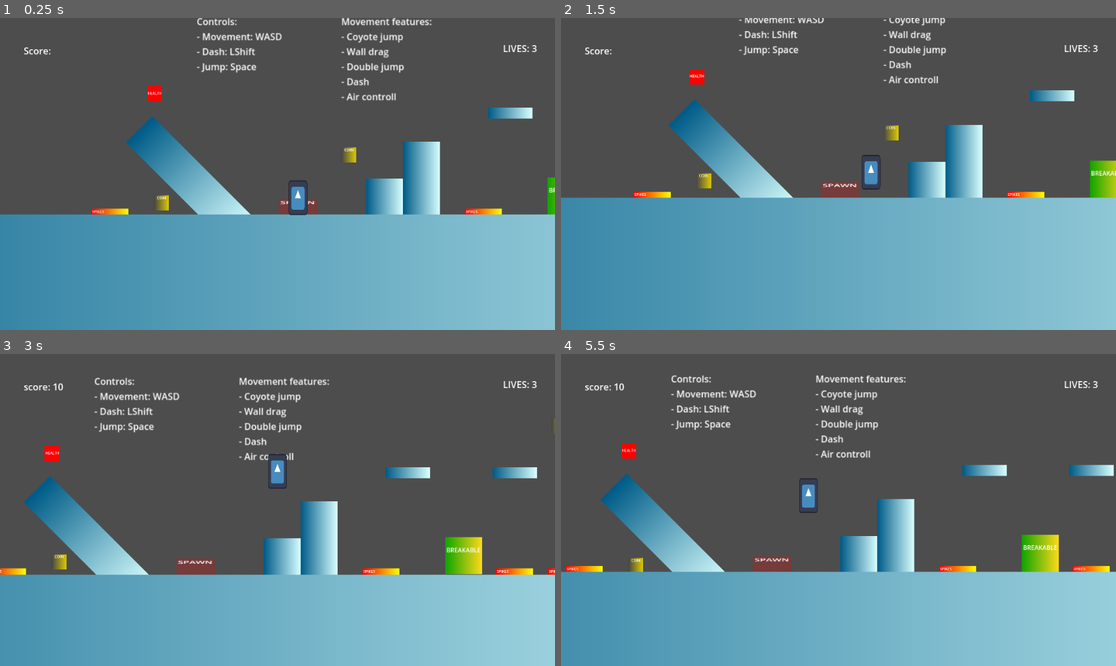
Above: before the commit, frames 1-4 (two rows, left to right).
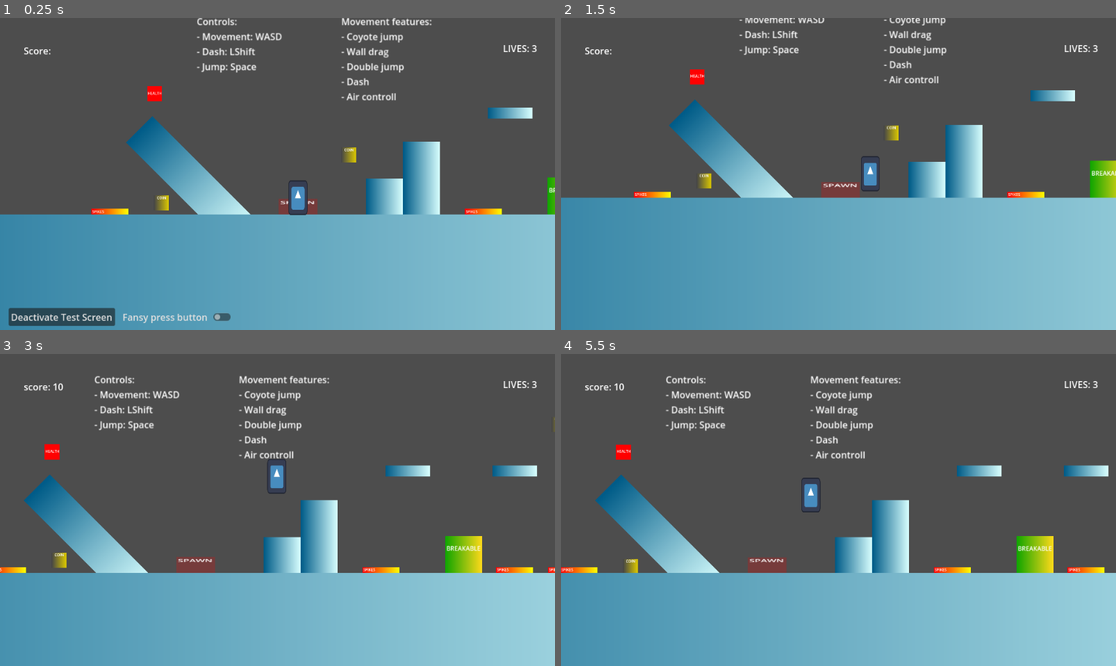
Above: after the commit, the same moments.

Repository: Nispeter/VaultHunter_CGS
Game: Godot game, scene res://scenes/TestScene_DEV.tscn
Two runs of this game, one before a commit and one after it. Both use one fixed random seed, a clock stepped at 60 frames per second and the inputs below. The engine's default icon, where the game draws it, is replaced by a stand-in: a white triangle on a blue panel in a dark square.
Inputs (mouse positions are in pixels of both pictures, inside the frame that each line leads up to):
- Up to frame 1 (0.25 s): no input
- Up to frame 2 (1.5 s): click (622, 317) at 0.5 s, where only the run after the commit has a clickable "Deactivate Test Screen"; move the mouse to (960, 158) at 1.27 s; hold Right (ui_right) from 1.28 s (still down); tap F (grapple) at 1.35 s
- Up to frame 3 (3 s): tap Space (jump) at 1.52, 2.27 s; move the mouse to (166, 525) at 2.02 s; tap Shift (dash) at 2.1 s; tap F (grapple) at 2.3, 2.85 s; move the mouse to (333, 441) at 2.77 s; release Right (ui_right) at 2.78 s; hold Left (ui_left) from 2.78 s (still down)
- Up to frame 4 (5.5 s): move the mouse to (810, 572) at 3.52 s; release Left (ui_left) at 3.53 s; hold Right (ui_right) 3.53-5.03 s; tap F (grapple) at 3.6, 4.55, 5.1 s; tap Space (jump) at 3.77, 4.52, 5.27 s; move the mouse to (1005, 556) at 4.27 s; tap Shift (dash) at 4.35 s; move the mouse to (672, 463) at 5.02 s; hold Left (ui_left) from 5.03 s (still down)

The runs differ from the first frame. In frame 1, 1.4% of the frame differs, in the area x 1-42%, y 92-99%; in frame 2, 1.1%; in frame 3, 3.3%; in frame 4, 8.0%, in the area x 0-100%, y 6-71%.

Commit message:
ScreenManager

Diff:
--- a/project.godot
+++ b/project.godot
@@ -14,6 +14,10 @@
 run/main_scene="res://scenes/TestScene_DEV.tscn"
 config/features=PackedStringArray("4.3", "Forward Plus")
 config/icon="res://icon.svg"
+
+[autoload]
+
+ScreenManager="*res://scripts/ui/ScreenManager.gd"
 
 [display]
 
--- a/scenes/TestScene_DEV.tscn
+++ b/scenes/TestScene_DEV.tscn
@@ -1,10 +1,11 @@
-[gd_scene load_steps=11 format=3 uid="uid://6moaj0bk4bpi"]
+[gd_scene load_steps=12 format=3 uid="uid://6moaj0bk4bpi"]
 
 [ext_resource type="PackedScene" uid="uid://jfw74y8eg8hn" path="res://prefabs/Player_prefab.tscn" id="1_7hi53"]
 [ext_resource type="PackedScene" uid="uid://dh2av4d1xjup8" path="res://prefabs/Coin_prefab.tscn" id="1_b21j8"]
 [ext_resource type="PackedScene" uid="uid://cujsxvsn7qmw3" path="res://prefabs/DamagableBox_prefab.tscn" id="2_0lr4j"]
 [ext_resource type="PackedScene" uid="uid://b4gj8p53287vt" path="res://prefabs/Spikes_prefab.tscn" id="4_im7ar"]
 [ext_resource type="PackedScene" uid="uid://epq76chxbh1b" path="res://prefabs/HealthPack_prefab.tscn" id="4_mew0b"]
+[ext_resource type="Script" path="res://scripts/ui/TestScreen_1.gd" id="6_abumt"]
 
 [sub_resource type="Gradient" id="Gradient_32jkx"]
 colors = PackedColorArray(1, 0, 0, 0.235294, 1, 0, 0, 0.235294)
@@ -308,3 +309,31 @@
 offset_right = 918.0
 offset_bottom = 64.0
 text = "Lives: "
+
+[node name="TestScreen" type="Control" parent="UI2"]
+layout_mode = 3
+anchors_preset = 0
+offset_left = -10.0
+offset_top = 238.0
+offset_right = 638.0
+offset_bottom = 497.0
+script = ExtResource("6_abumt")
+
+[node name="Button" type="Button" parent="UI2/TestScreen"]
+layout_mode = 0
+offset_left = 25.0
+offset_top = 264.0
+offset_right = 209.0
+offset_bottom = 295.0
+text = "Deactivate Test Screen
+"
+
+[node name="CheckButton" type="CheckButton" parent="UI2/TestScreen"]
+layout_mode = 0
+offset_left = 216.0
+offset_top = 264.0
+offset_right = 416.0
+offset_bottom = 295.0
+text = "Fansy press button "
+
+[connection signal="pressed" from="UI2/TestScreen/Button" to="UI2/TestScreen" method="button_press"]
--- a/scripts/entities/player/GrapplingController.gd
+++ b/scripts/entities/player/GrapplingController.gd
@@ -4,8 +4,8 @@
 @onready var raycast_angles: Node = $RayCast
 
 var is_hooked: bool = false
-var grapple_speed: float = 500.0
-var swing_damping = 0.95
+var grapple_speed: float = 400.0
+var swing_damping = 0.9
 var grapple_max_distance: int = 200
 var grapple_min_distance: int = 4
 var grapple_current_distance: int
@@ -19,7 +19,7 @@
 	queue_redraw()				#TODO: search a better method for drawing a hook, like texture tiling
 	if is_hooked:
 		swing(delta)
-		motion *= swing_damping
+		motion -= motion.project((hook_pos - global_position).normalized()) * (1 - swing_damping)
 		player_body.velocity = motion
 	else:
 		motion = player_body.velocity
@@ -55,6 +55,7 @@
 				return raycast.get_collision_point()
 	return Vector2.ZERO
 
+#TODO: horizontal momentum missing on hook release and swing
 func swing(delta: float) -> void:
 	var radius: Vector2 = global_position - hook_pos
 	if motion.length() < 0.01 or radius.length() < grapple_min_distance:
--- /dev/null
+++ b/scripts/ui/Screen.gd
@@ -0,0 +1,18 @@
+class_name Screen
+extends Control
+
+#NOTE: this class should work as a base for all screens in game
+
+func activate() -> void:
+	self.visible = true
+	on_activate()
+
+func deactivate() -> void:
+	self.visible = false
+	on_deactivate()
+
+func on_activate() -> void:
+	pass
+
+func on_deactivate() -> void:
+	pass
--- /dev/null
+++ b/scripts/ui/ScreenManager.gd
@@ -0,0 +1,42 @@
+extends Node
+
+var screen_stack: Array = []
+
+func open_screen(screen: Screen) -> void:
+	_clear_stack()
+	_push_screen(screen)
+
+func open_on_top(screen: Screen) -> void:
+	_push_screen(screen)
+
+func back() -> void:
+	if screen_stack.size() > 0:
+		_pop_screen()
+
+func exit() -> void:
+	_clear_stack()
+
+func exit_to_game() -> void:
+	while screen_stack.size() > 1:
+		_pop_screen()
+
+func _push_screen(screen: Screen) -> void:
+	if screen_stack.size() > 0:
+		var current_screen = screen_stack.back()
+		current_screen.deactivate()
+	screen_stack.append(screen)
+	add_child(screen)
+	screen.activate()
+
+func _pop_screen() -> void:
+	if screen_stack.size() == 0:
+		return
+	var current_screen = screen_stack.pop_back()
+	current_screen.deactivate()
+	if screen_stack.size() > 0:
+		var previous_screen = screen_stack.back()
+		previous_screen.activate()
+
+func _clear_stack() -> void:
+	while screen_stack.size() > 0:
+		_pop_screen()
--- /dev/null
+++ b/scripts/ui/TestScreen_1.gd
@@ -0,0 +1,7 @@
+extends Screen
+
+func _ready():
+	ScreenManager.open_on_top(self)
+
+func button_press():
+	ScreenManager.back()
